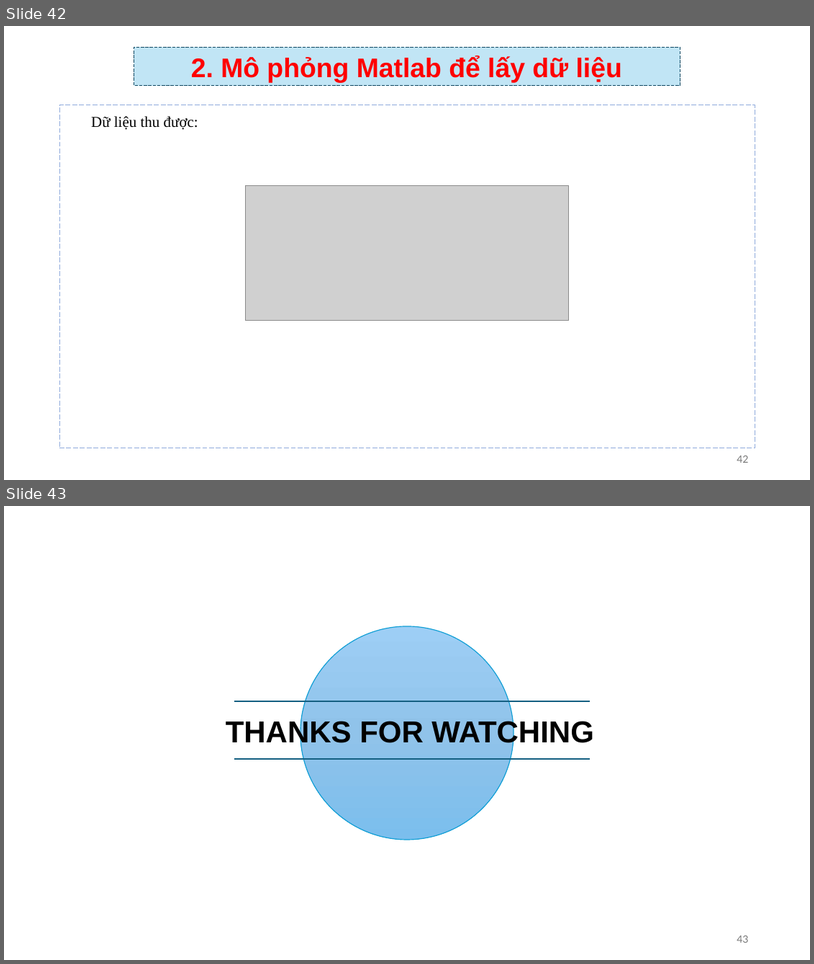
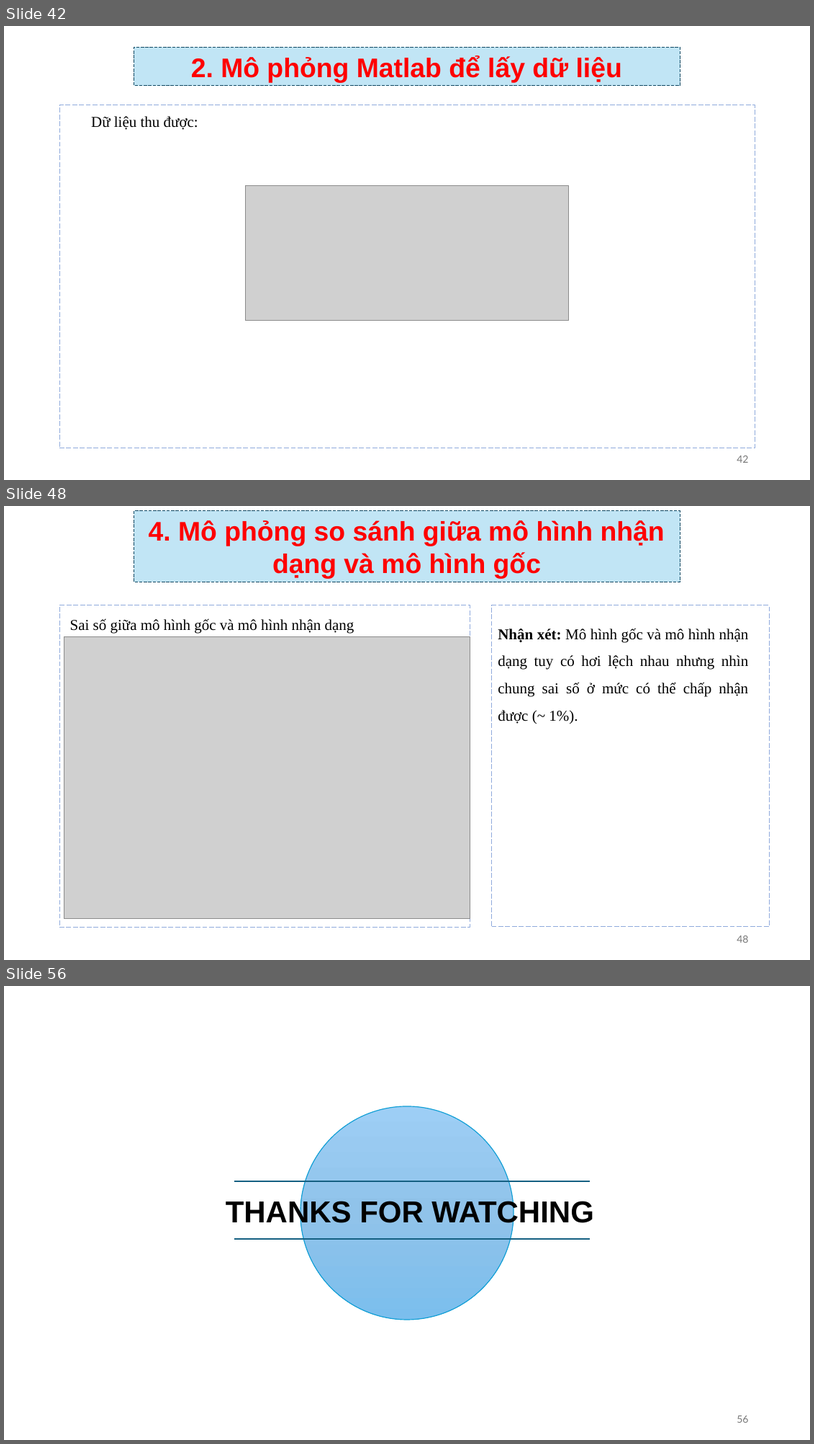
Before and after one commit to TIENPHAT2003/STM32, a slide deck: BaoCaoNhanDang.pptx. Shown one above the other, each under a label of ours: slides 42 and 43 before the commit, slides 42, 48 and 56 after it; the slides between them are not shown. The pictures are 814x964 and 814x1444 pixels, drawn with LibreOffice and Linux fonts; fonts in the diff are those of the drawing; grey boxes stand for pictures; background and template pictures are left out. Boxes give left, top, right and bottom in pixels: in the first picture for what was removed or moved away, otherwise in the second. Text is boxed around its words. In the diff, an @@ line names an element or a change of style, - is before the commit and + after.

Commit message:
Thêm phần nhận dạng thông số vào ppt

```diff
--- a/BaoCaoNhanDang.pptx
+++ b/BaoCaoNhanDang.pptx
@@ slide 48 added at (4,506,810,960), background #FFFFFF @@
@@ rectangle added at (134,511,680,582), fill #C1E5F5, outline #104862 0.75 pt dashed, 32 pt, text #FF0000, bold @@
+4. Mô phỏng so sánh giữa mô hình nhận dạng và mô hình gốc
@@ freeform shape added at (59,605,471,926), outline #8FAADC 0.75 pt dashed @@
@@ freeform shape added at (492,605,770,926), outline #8FAADC 0.75 pt dashed @@
@@ text added at (70,618,355,633), 18 pt, text #000000 @@
+Sai số giữa mô hình gốc và mô hình nhận dạng
@@ text added at (498,628,749,723), 18 pt, text #000000 @@
+Nhận xét: Mô hình gốc và mô hình nhận dạng tuy có hơi lệch nhau nhưng nhìn chung sai số ở mức có thể chấp nhận được (~ 1%).
@@ picture added at (64,636,470,919) @@
@@ page number added at (737,935,748,942), 12 pt, text #797979 @@
+48
@@ what was slide 43 is now slide 56 @@
@@ page number at (737,1415,748,1422): text changed @@
-43
+56
```
Also in this commit, not shown: 1 slide changed, 12 other slides added, 1 other file.
